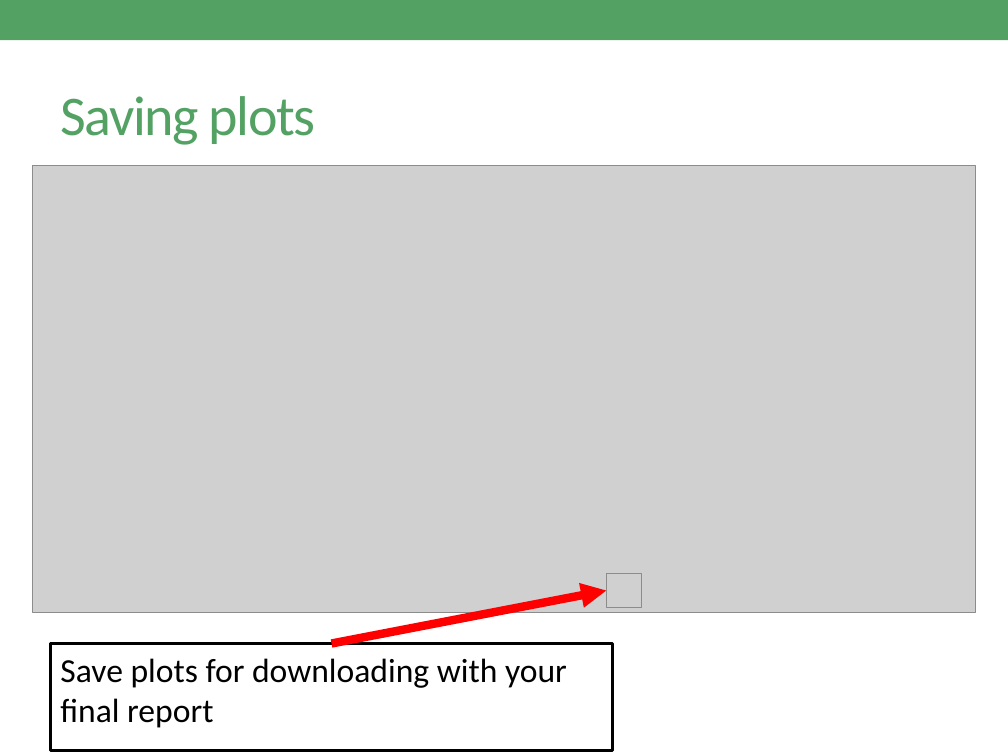
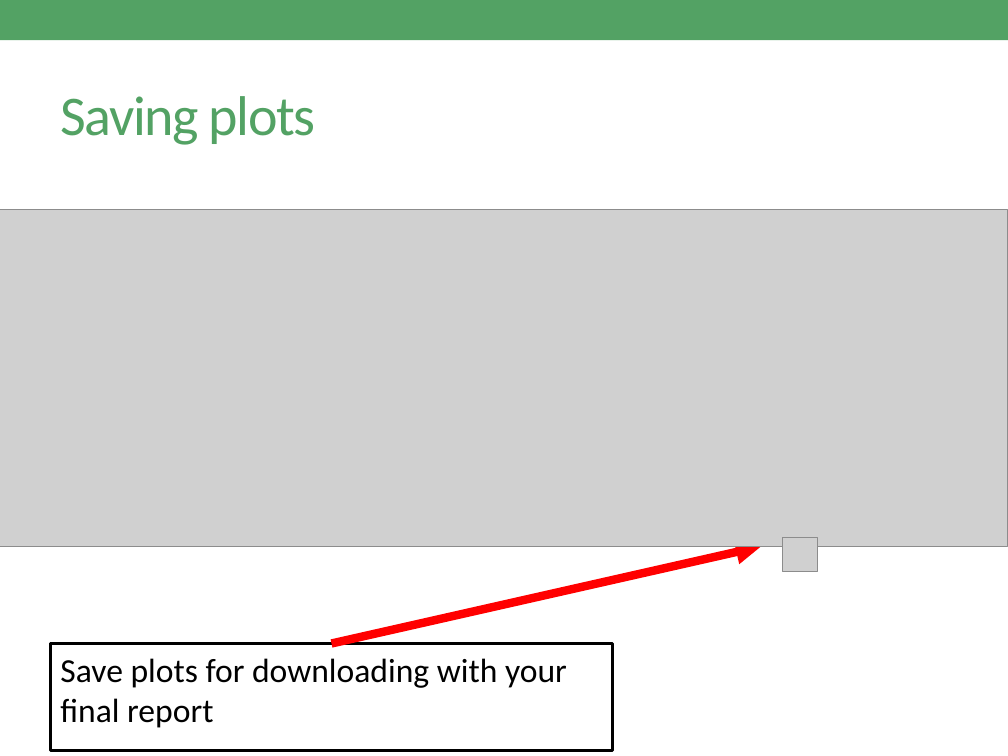
Before and after one commit to CareyLabVT/MacrosystemsEDDIE, a slide deck: slide 9 of EDI_Publishing/Macrosystems_EDDIE_Module_8_DecisionSupport/Editable_versions_all_files/Getting_Started_with_Shiny_FINAL.pptx. Drawn at 1008x756 pixels with LibreOffice and Linux fonts; fonts in the diff are those of the drawing; grey boxes stand for pictures. Boxes give left, top, right and bottom in pixels: in the first picture for what was removed or moved away, otherwise in the second. Text is boxed around its words. In the diff, an @@ line names an element or a change of style, - is before the commit and + after.

```diff
--- a/EDI_Publishing/Macrosystems_EDDIE_Module_8_DecisionSupport/Editable_versions_all_files/Getting_Started_with_Shiny_FINAL.pptx
+++ b/EDI_Publishing/Macrosystems_EDDIE_Module_8_DecisionSupport/Editable_versions_all_files/Getting_Started_with_Shiny_FINAL.pptx
@@ picture: place and size @@
-picture at [33,165,976,612]
+picture at [0,210,1008,546]
@@ picture: place and size @@
-picture at [606,574,641,607]
+picture at [782,537,817,571]
@@ arrow moved from (332, 643) - (606, 591) to (332, 643) - (761, 546) @@
```
Also in this commit, not shown: 8 other slides changed, 21 other files.
